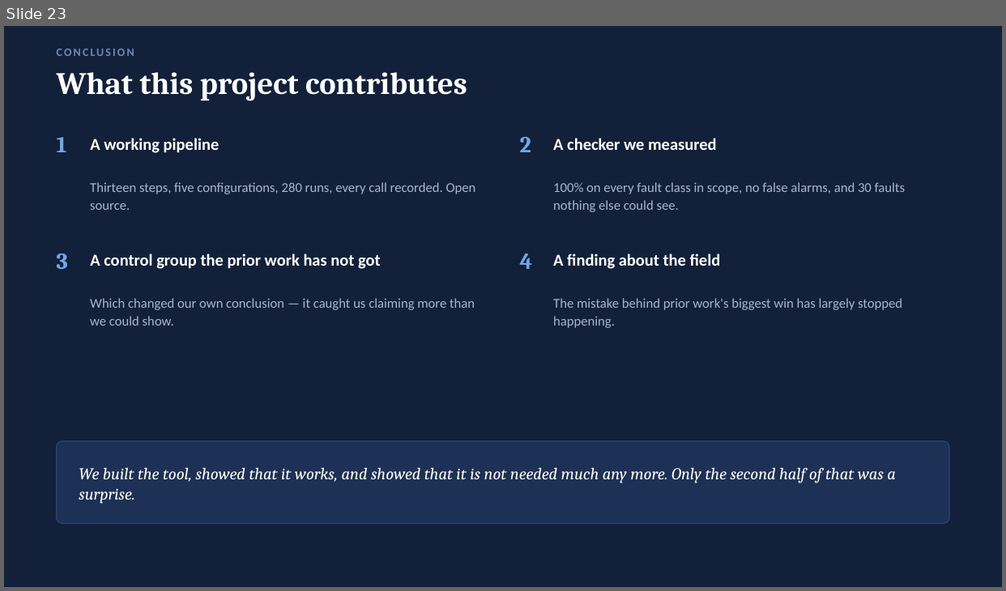
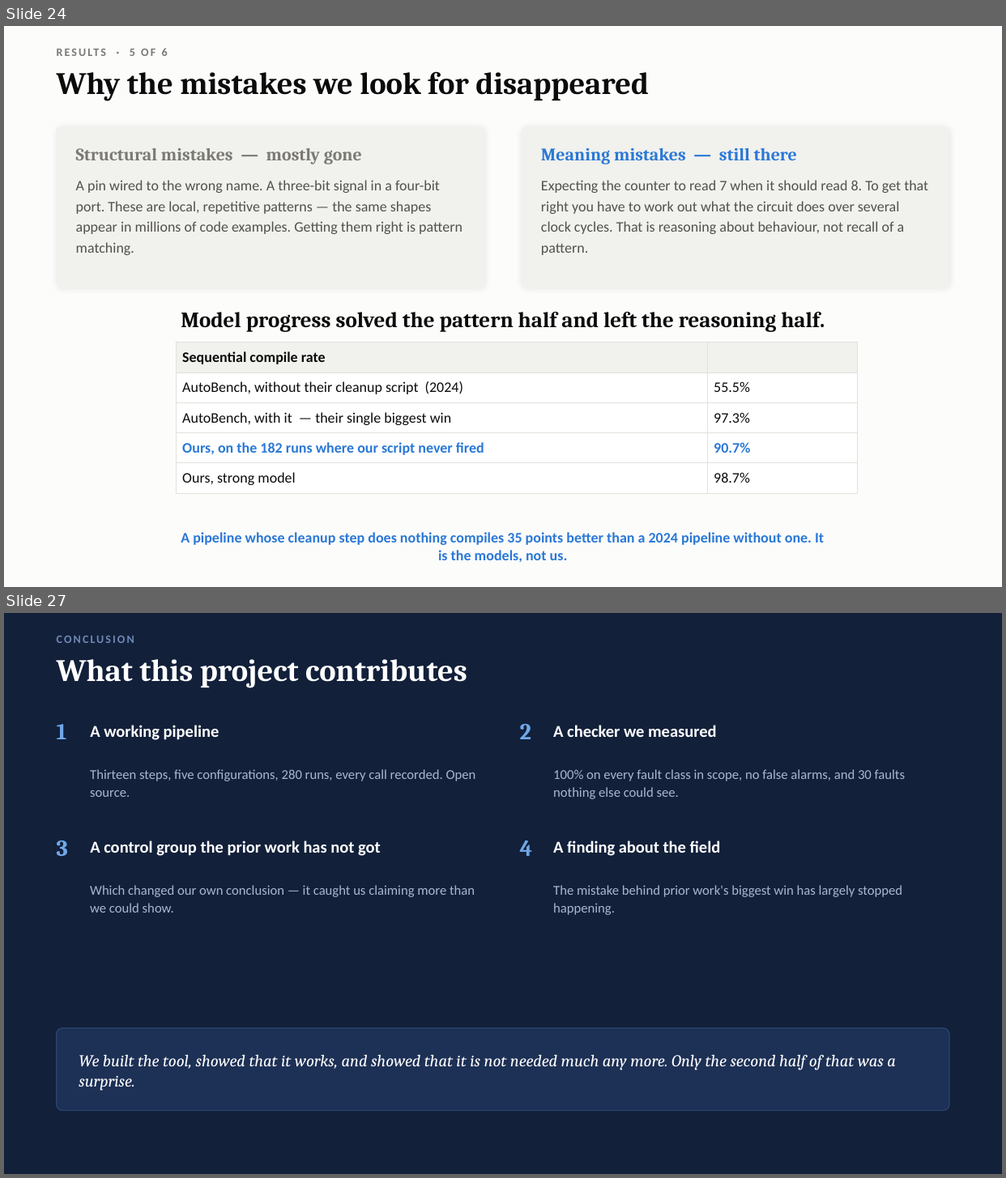
Before and after one commit to Sawaiz-zip/agentic-verilog-testbench, a slide deck: docs/presentation.pptx. Shown one above the other, each under a label of ours: slide 23 before the commit, slides 24 and 27 after it; the slides between them are not shown. The pictures are 1006x591 and 1006x1178 pixels, drawn with LibreOffice and Linux fonts; fonts in the diff are those of the drawing. Boxes give left, top, right and bottom in pixels: in the first picture for what was removed or moved away, otherwise in the second. Text is boxed around its words. In the diff, an @@ line names an element or a change of style, - is before the commit and + after.

```diff
--- a/docs/presentation.pptx
+++ b/docs/presentation.pptx
@@ slide 24 added at (x1=4, y1=26, x2=1002, y2=587), background #FCFCFB @@
@@ text added at (x1=130, y1=48, x2=168, y2=56), 11 pt, text #7A7974, bold @@
+RESULTS · 5 OF 6
@@ text added at (x1=57, y1=71, x2=649, y2=101), 30 pt, text #0B0B0B, bold @@
+Why the mistakes we look for disappeared
@@ rounded rectangle added at (x1=57, y1=127, x2=484, y2=288), fill #F1F1ED, outline #F1F1ED 1 pt @@
@@ rounded rectangle added at (x1=522, y1=127, x2=949, y2=288), fill #F1F1ED, outline #F1F1ED 1 pt @@
@@ text added at (x1=76, y1=148, x2=362, y2=165), 17 pt, text #7A7974, bold @@
+Structural mistakes — mostly gone
@@ text added at (x1=541, y1=148, x2=797, y2=165), 17 pt, text #2A78D6, bold @@
+Meaning mistakes — still there
@@ text added at (x1=76, y1=180, x2=462, y2=255), 14 pt, text #52514E @@
+A pin wired to the wrong name. A three-bit signal in a four-bit port. These are local, repetitive patterns — the same shapes appear in millions of code examples. Getting them right is pattern matching.
@@ text added at (x1=541, y1=180, x2=928, y2=255), 14 pt, text #52514E @@
+Expecting the counter to read 7 when it should read 8. To get that right you have to work out what the circuit does over several clock cycles. That is reasoning about behaviour, not recall of a pattern.
@@ text added at (x1=181, y1=312, x2=825, y2=332), 21 pt, text #0B0B0B, bold @@
+Model progress solved the pattern half and left the reasoning half.
@@ table added at (x1=177, y1=343, x2=858, y2=489), 5 rows, 2 columns @@
+Sequential compile rate | 
+AutoBench, without their cleanup script (2024) | 55.5%
+AutoBench, with it — their single biggest win | 97.3%
+Ours, on the 182 runs where our script never fired | 90.7%
+Ours, strong model | 98.7%
@@ text added at (x1=181, y1=532, x2=824, y2=562), 14 pt, text #2A78D6, bold @@
+A pipeline whose cleanup step does nothing compiles 35 points better than a 2024 pipeline without one. It is the models, not us.
@@ what was slide 23 is now slide 27 @@
```
Also in this commit, not shown: 1 slide changed, 7 other slides added, 4 slides removed, 1 other file.
